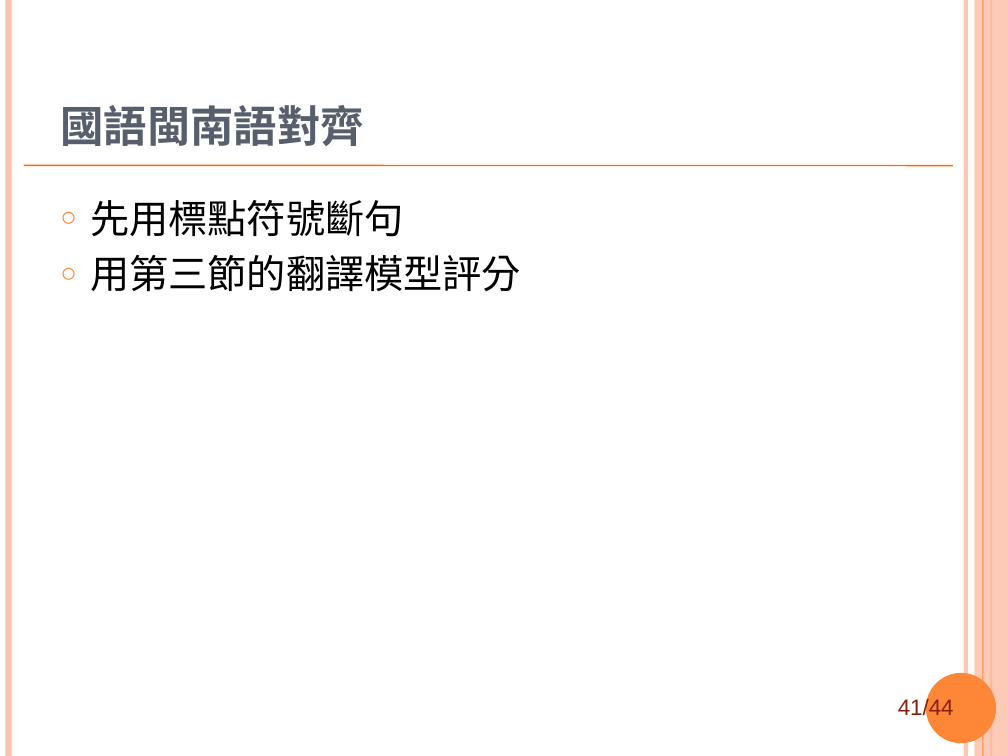
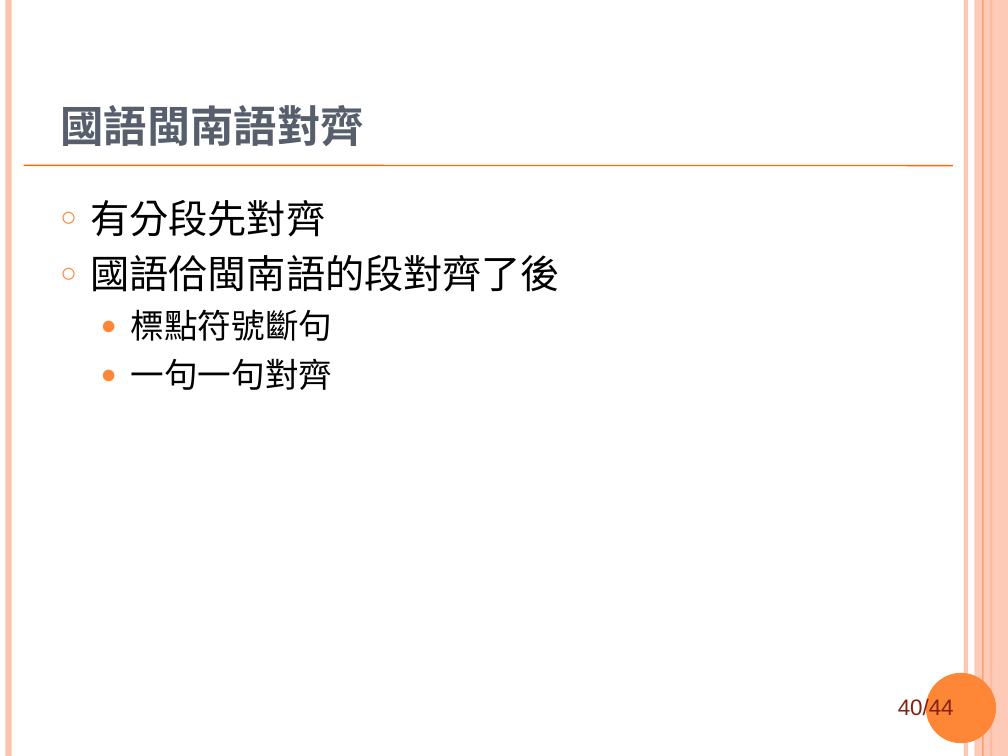
Before and after one commit to sih4sing5hong5/po3-ko3_tau5-iann2-phinn3, a slide deck: slide 40 of 翻譯報告.ppt (slide 41 before the commit). Drawn at 1008x756 pixels with LibreOffice and Linux fonts; fonts in the diff are those of the drawing; background and template pictures are left out. Boxes give left, top, right and bottom in pixels: in the first picture for what was removed or moved away, otherwise in the second. Text is boxed around its words. In the diff, an @@ line names an element or a change of style, - is before the commit and + after.

```diff
--- a/翻譯報告.ppt
+++ b/翻譯報告.ppt
@@ text at (90, 200, 560, 390): text changed @@
-○ 先用標點符號斷句
-○ 用第三節的翻譯模型評分
+○ 有分段先對齊
+○ 國語佮閩南語的段對齊了後
+  ● 標點符號斷句
+  ● 一句一句對齊
@@ page number at (898, 697, 954, 720): text changed @@
-41/44
+40/44
```
Also in this commit, not shown: 5 other slides changed, 2 slides added, 3 slides removed.
